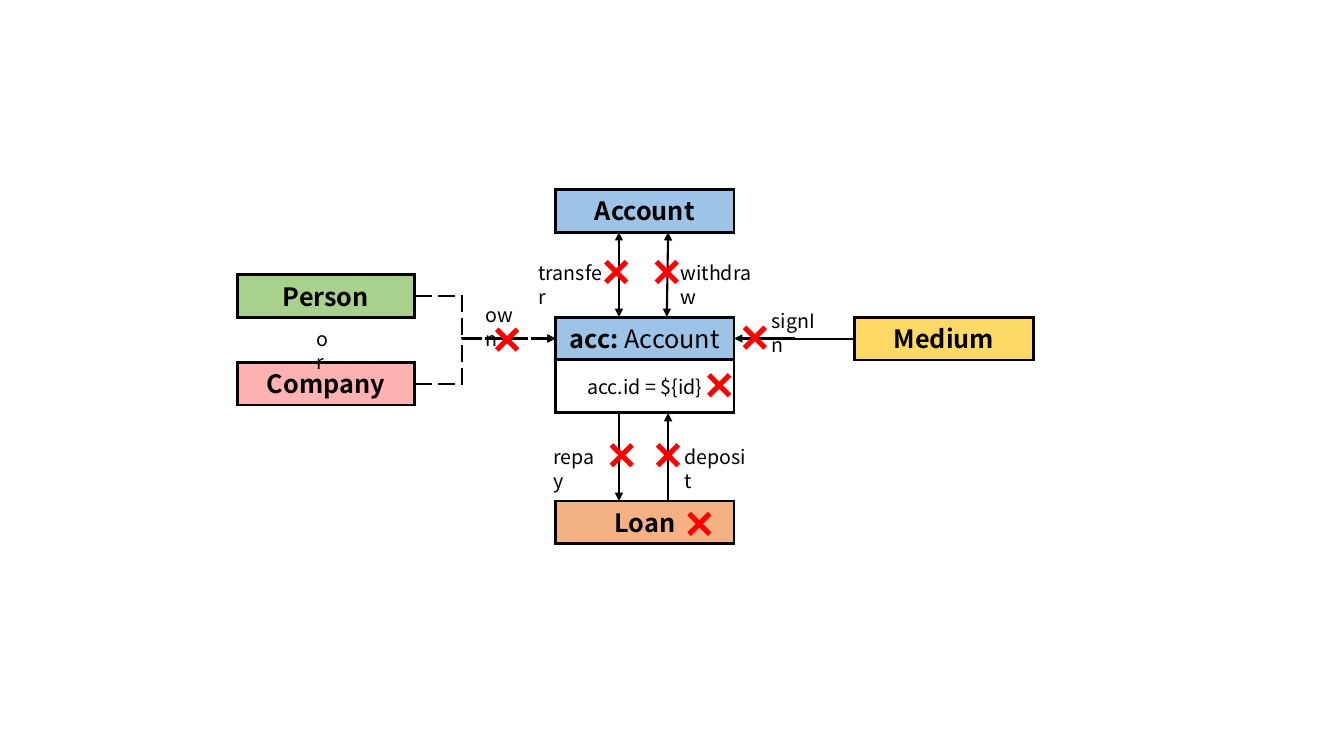
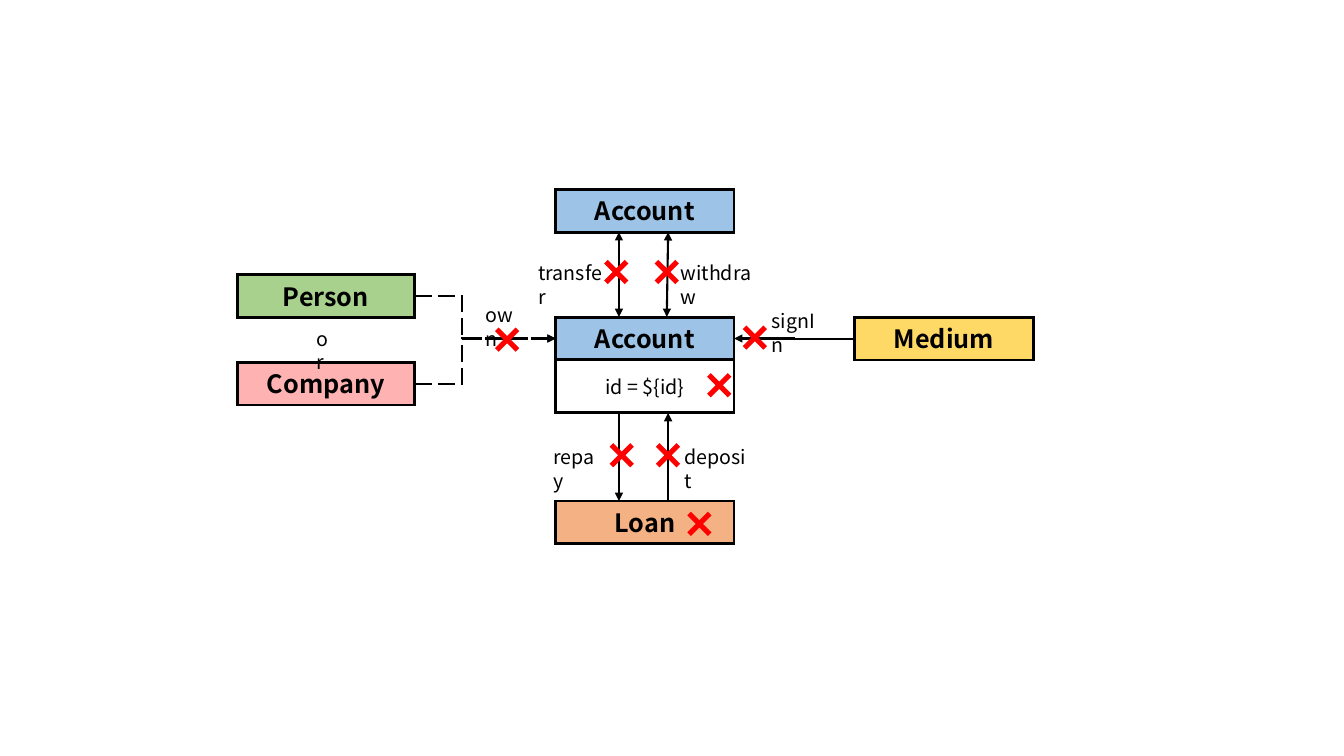
Before and after one commit to ldbc/ldbc_finbench_docs, a slide deck: slide 17 of patterns/transaction-write.pptx (slide 13 before the commit). Drawn at 1344x756 pixels with LibreOffice and Linux fonts; fonts in the diff are those of the drawing. Boxes give left, top, right and bottom in pixels: in the first picture for what was removed or moved away, otherwise in the second. Text is boxed around its words. In the diff, an @@ line names an element or a change of style, - is before the commit and + after.

```diff
--- a/patterns/transaction-write.pptx
+++ b/patterns/transaction-write.pptx
@@ text in rectangle at (x1=595, y1=329, x2=695, y2=349): text changed; bold on @@
-acc: Account
+Account
@@ text in rectangle at (x1=605, y1=377, x2=685, y2=398): text changed @@
-acc.id = ${id}
+id = ${id}
```
Also in this commit, not shown: 11 other slides changed, 5 slides added, 1 slide removed, 17 other files.
